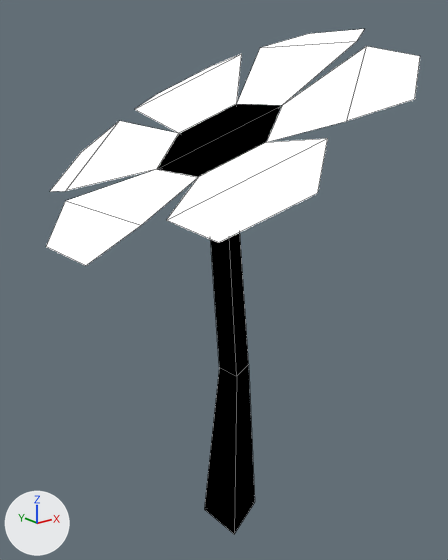
One commit to the Blender file Assets/Models/Props/Flower.blend: the scene before it, then after it.
Both versions are drawn from a 50 mm camera at (-0.487, -0.575, 0.476) aimed at (-0.026, 0.001, 0.246). Arrows for +X, +Y and +Z are at lower left; the lights stay in place. Mesh edges are drawn as thin lines.

The older version as bpy lines, for what is in view:
```python
me_cube = bpy.data.meshes.new('Cube')
me_cube.from_pydata(...)  # 45 vertices, 28 faces; spans x -0.81..0.54, y -0.76..0.76, z -0.38..1.88
me_cube.materials.append(mat_mushroom)
ob_flower = bpy.data.objects.new('Flower', me_cube)
ob_flower.location = (0.0, 0.0, 0.0)
ob_flower.scale = (0.288, 0.288, 0.288)
```
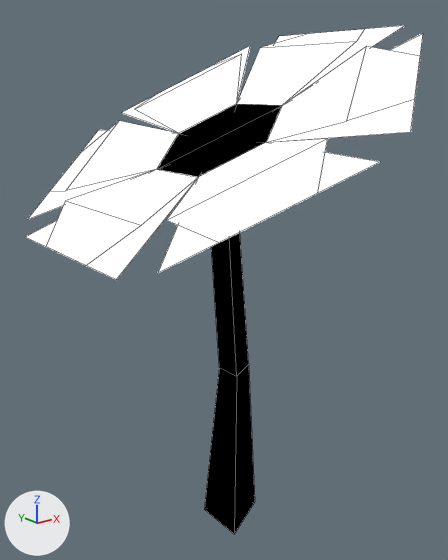
Where the newer file only moved an object's origin or applied its transform, the numbers keep the older frame.

Changed parts and their boxes (x1, y1, x2, y2) in the pictures (448 x 560 px):
'Flower_LOD1', added: after (26, 26, 423, 534)

What the commit changed:
Mesh me_cube_001 is new.
It has 28 vertices, 20 faces and spans x -0.233..0.155, y -0.248..0.248, z -0.108..0.542.
It uses material mat_mushroom.
Object 'Flower_LOD1' (ob_flower_lod1) is new; it shows me_cube_001.
Its location is (0.0, 0.0, 0.0).
